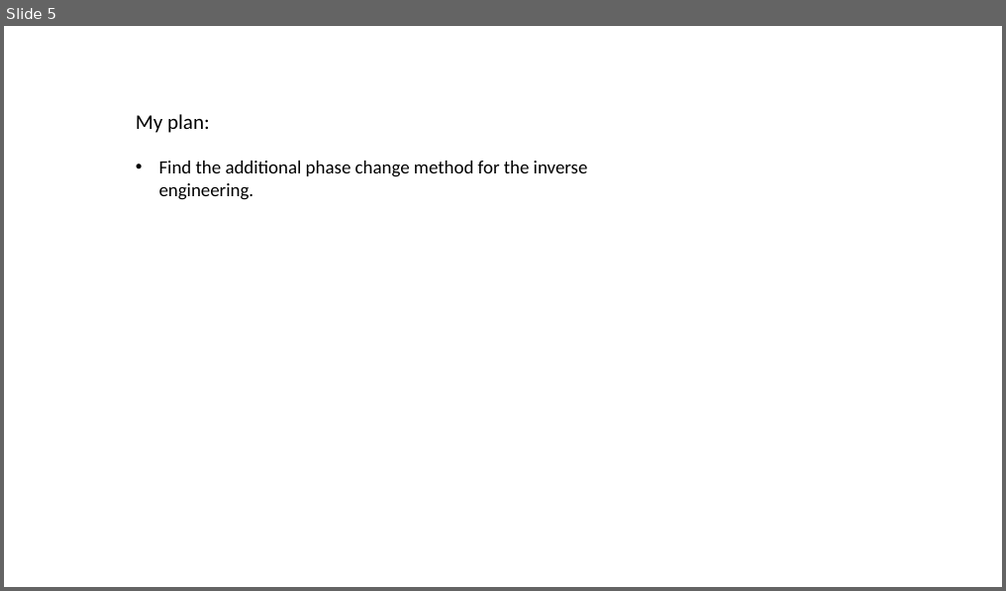
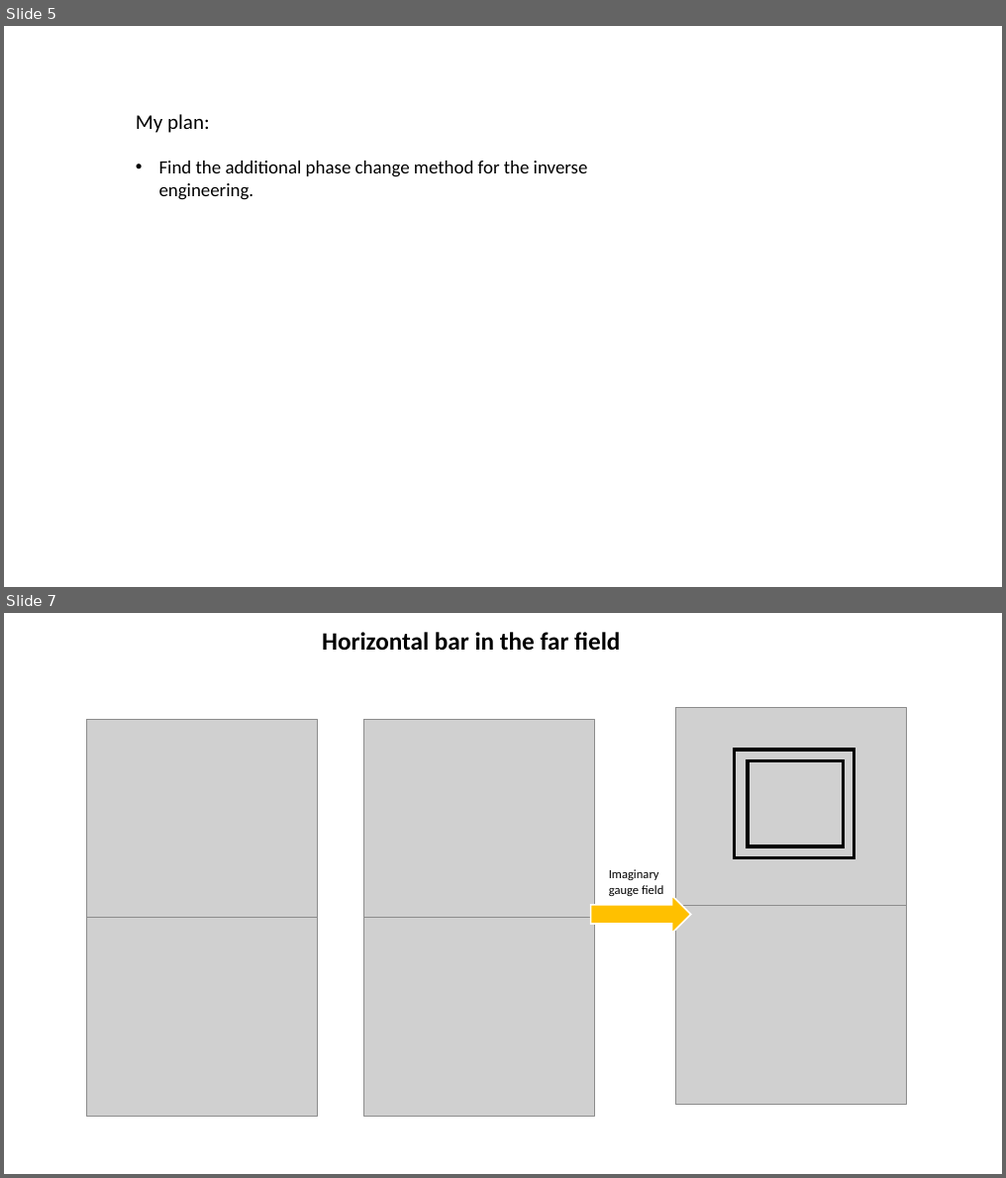
Before and after one commit to minspan199/imaginary-gauge-field, a slide deck: FFT Far Field.pptx. Shown one above the other, each under a label of ours: slide 5 before the commit, slides 5 and 7 after it; the slides between them are not shown. The pictures are 1006x591 and 1006x1178 pixels, drawn with LibreOffice and Linux fonts; fonts in the diff are those of the drawing; grey boxes stand for pictures. Boxes give left, top, right and bottom in pixels: in the first picture for what was removed or moved away, otherwise in the second. Text is boxed around its words. In the diff, an @@ line names an element or a change of style, - is before the commit and + after.

Commit message:
horizontal bar

```diff
--- a/FFT Far Field.pptx
+++ b/FFT Far Field.pptx
@@ slide 7 added at box(4, 613, 1002, 1174), background #FFFFFF @@
@@ text added at box(322, 632, 620, 651), 24 pt, text #000000, bold @@
+Horizontal bar in the far field
@@ picture added at box(86, 719, 317, 918) @@
@@ picture added at box(364, 719, 595, 918) @@
@@ picture added at box(675, 707, 906, 906) @@
@@ rectangle added at box(735, 750, 854, 858), outline #000000 3 pt @@
@@ rectangle added at box(747, 761, 843, 847), outline #000000 3 pt @@
@@ text added at box(609, 869, 663, 896), 12 pt, text #000000 @@
+Imaginary gauge field
@@ right arrow added at box(591, 896, 691, 934), fill #FFC000, outline #FFFFFF 1.5 pt @@
@@ picture added at box(675, 906, 906, 1104) @@
@@ picture added at box(86, 918, 317, 1116) @@
@@ picture added at box(364, 918, 595, 1116) @@
```
Also in this commit, not shown: 1 slide changed, 1 other slide added, 15 other files.
